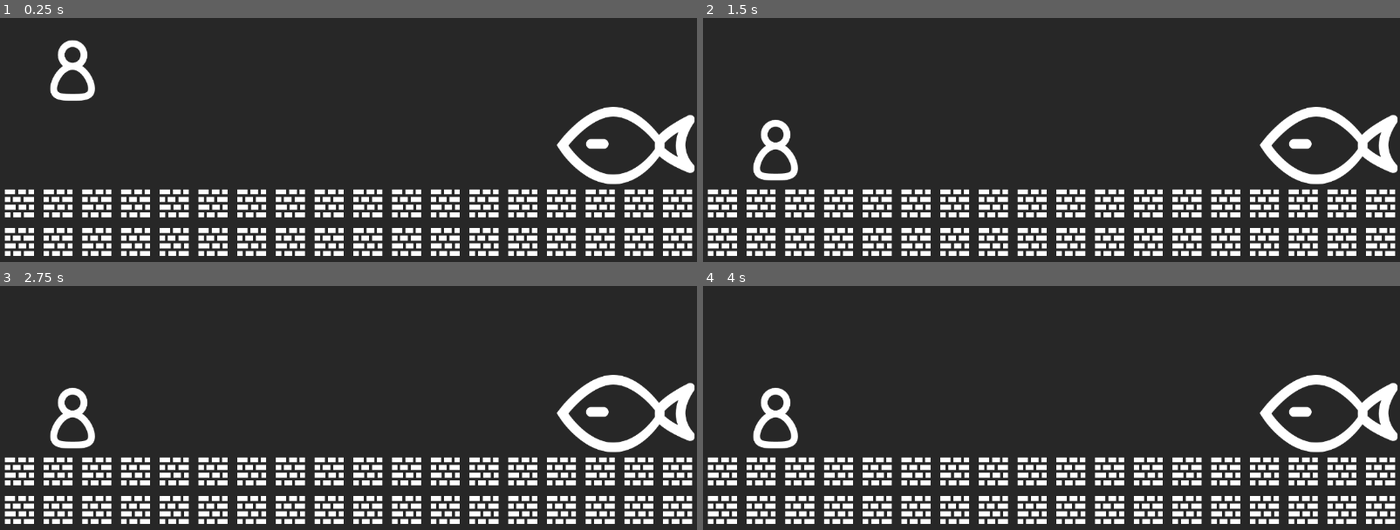
Above: before the commit, frames 1-4 (two rows, left to right).
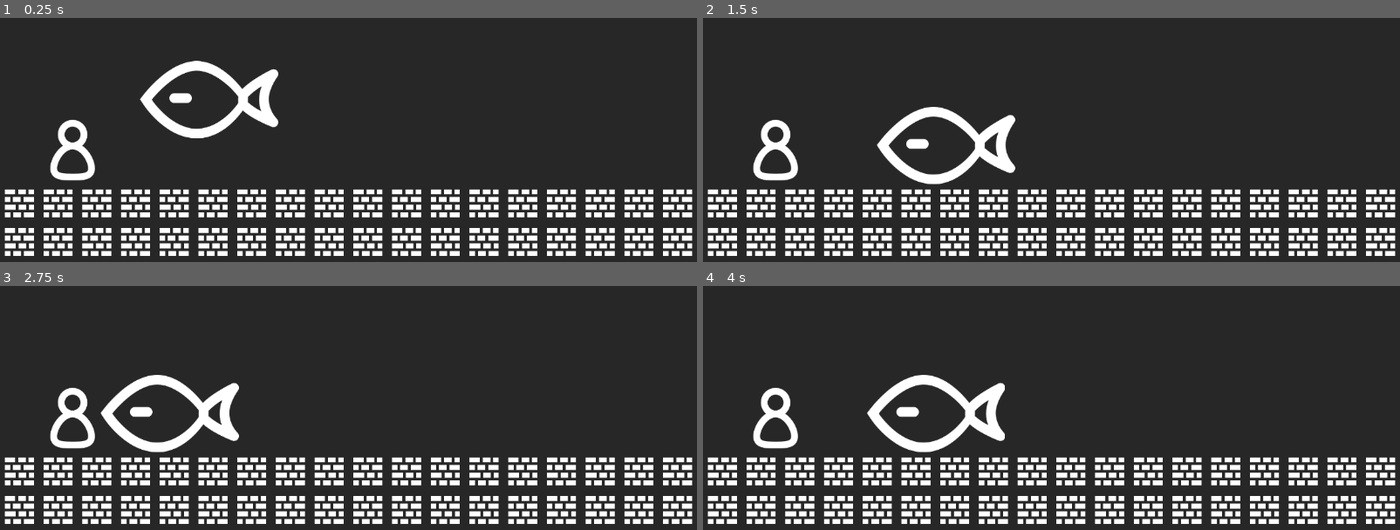
Above: after the commit, the same moments.

Repository: qingzhixing/Icon-Rogue
Game: Godot game, scene res://scene/game_scene.tscn
Two runs of this game, one before a commit and one after it. Both use one fixed random seed, a clock stepped at 60 frames per second and the inputs below.
Inputs:
- Up to frame 1 (0.25 s): no input
- Up to frame 2 (1.5 s): no input
- Up to frame 3 (2.75 s): no input
- Up to frame 4 (4 s): no input

The runs differ from the first frame. In frame 1, 6.0% of the frame differs, in the area x 7-100%, y 8-69%; in frame 2, 4.5%; in frame 3, 4.5%; in frame 4, 4.5%.

Commit message:
😸 player knock back

Diff:
--- a/assets/scene/ground/brick.tscn
+++ b/assets/scene/ground/brick.tscn
@@ -1,20 +1,7 @@
-[gd_scene load_steps=3 format=3 uid="uid://c7s61c8fyguyi"]
+[gd_scene load_steps=2 format=3 uid="uid://c7s61c8fyguyi"]
 
 [ext_resource type="Texture2D" uid="uid://c6bttbkiojmg6" path="res://assets/scene/ground/brick.png" id="1_l0ub5"]
 
-[sub_resource type="RectangleShape2D" id="RectangleShape2D_82tyv"]
-size = Vector2(200, 200)
-
-[node name="BrickSprite" type="StaticBody2D"]
+[node name="BrickSprite" type="Sprite2D"]
 scale = Vector2(0.32, 0.32)
-collision_mask = 7
-
-[node name="TextureRect" type="TextureRect" parent="."]
-offset_left = -100.0
-offset_top = -100.0
-offset_right = 100.0
-offset_bottom = 100.0
 texture = ExtResource("1_l0ub5")
-
-[node name="CollisionShape2D" type="CollisionShape2D" parent="."]
-shape = SubResource("RectangleShape2D_82tyv")
--- a/assets/script/entity/fish.gd
+++ /dev/null
@@ -1 +0,0 @@
-extends RigidBody2D
--- a/assets/sprite/entity/fish.tscn
+++ b/assets/sprite/entity/fish.tscn
@@ -1,13 +1,17 @@
 [gd_scene load_steps=4 format=3 uid="uid://disiro1pn17a"]
 
 [ext_resource type="Texture2D" uid="uid://oe1qhihwu6kt" path="res://assets/sprite/entity/Fish.png" id="1_arv1m"]
-[ext_resource type="Script" path="res://assets/script/entity/fish.gd" id="1_bqoj2"]
+[ext_resource type="Script" path="res://script/entity/fish.gd" id="1_bqoj2"]
 
 [sub_resource type="RectangleShape2D" id="RectangleShape2D_4xwpm"]
 size = Vector2(232, 128)
 
 [node name="Fish" type="RigidBody2D"]
+collision_layer = 4
+can_sleep = false
+lock_rotation = true
 script = ExtResource("1_bqoj2")
+speed = 40.0
 
 [node name="CollisionShape2D" type="CollisionShape2D" parent="."]
 position = Vector2(-12, 0)
@@ -17,3 +21,11 @@
 position = Vector2(-13.76, -3.33786e-06)
 scale = Vector2(0.64, 0.64)
 texture = ExtResource("1_arv1m")
+
+[node name="Entity Area" type="Area2D" parent="."]
+collision_layer = 4
+collision_mask = 10
+
+[node name="CollisionShape2D" type="CollisionShape2D" parent="Entity Area"]
+position = Vector2(-12, 0)
+shape = SubResource("RectangleShape2D_4xwpm")
--- a/assets/sprite/entity/player.tscn
+++ b/assets/sprite/entity/player.tscn
@@ -1,13 +1,16 @@
-[gd_scene load_steps=3 format=3 uid="uid://dbr1d3ag3is1e"]
+[gd_scene load_steps=4 format=3 uid="uid://dbr1d3ag3is1e"]
 
 [ext_resource type="Texture2D" uid="uid://dcifdlgr6dggr" path="res://assets/sprite/entity/player.png" id="1_3up65"]
+[ext_resource type="Script" path="res://script/entity/player.gd" id="1_5nvlc"]
 
 [sub_resource type="RectangleShape2D" id="RectangleShape2D_22km4"]
 size = Vector2(80, 112)
 
 [node name="Player" type="RigidBody2D"]
 collision_layer = 2
-collision_mask = 7
+can_sleep = false
+lock_rotation = true
+script = ExtResource("1_5nvlc")
 
 [node name="CollisionShape2D" type="CollisionShape2D" parent="."]
 position = Vector2(0, -64)
@@ -17,3 +20,13 @@
 position = Vector2(0, -64)
 scale = Vector2(0.64, 0.64)
 texture = ExtResource("1_3up65")
+
+[node name="Entity Area" type="Area2D" parent="."]
+collision_layer = 2
+collision_mask = 20
+
+[node name="CollisionShape2D" type="CollisionShape2D" parent="Entity Area"]
+position = Vector2(0, -64)
+shape = SubResource("RectangleShape2D_22km4")
+
+[connection signal="area_entered" from="Entity Area" to="." method="on_area_entered"]
--- a/project.godot
+++ b/project.godot
@@ -13,13 +13,19 @@
 config/name="Icon Rogue"
 run/main_scene="res://scene/game_scene.tscn"
 config/features=PackedStringArray("4.3", "Mobile")
-config/icon="res://icon.svg"
+config/icon="res://assets/app_icon/icon.svg"
 
 [layer_names]
 
-2d_physics/layer_1="场景"
-2d_physics/layer_2="玩家"
-2d_physics/layer_3="敌人"
+2d_physics/layer_1="Ground"
+2d_physics/layer_2="Player"
+2d_physics/layer_3="Enemy"
+2d_physics/layer_4="Player Weapon"
+2d_physics/layer_5="Enemy Weapon"
+
+[physics]
+
+2d/run_on_separate_thread=true
 
 [rendering]
 
--- a/scene/game_scene.tscn
+++ b/scene/game_scene.tscn
@@ -1,8 +1,12 @@
-[gd_scene load_steps=4 format=3 uid="uid://cpmic0eif1dup"]
+[gd_scene load_steps=6 format=3 uid="uid://cpmic0eif1dup"]
 
 [ext_resource type="PackedScene" uid="uid://c7s61c8fyguyi" path="res://assets/scene/ground/brick.tscn" id="1_qsiw5"]
 [ext_resource type="PackedScene" uid="uid://dbr1d3ag3is1e" path="res://assets/sprite/entity/player.tscn" id="2_1tamk"]
+[ext_resource type="PackedScene" uid="uid://df301vaq34gtk" path="res://scene/ground.tscn" id="2_txacy"]
 [ext_resource type="PackedScene" uid="uid://disiro1pn17a" path="res://assets/sprite/entity/fish.tscn" id="3_t26x3"]
+
+[sub_resource type="PhysicsMaterial" id="PhysicsMaterial_jipil"]
+friction = 0.0
 
 [node name="game_scene" type="Node2D"]
 
@@ -127,8 +131,16 @@
 [node name="BrickSprite36" parent="bricks" instance=ExtResource("1_qsiw5")]
 position = Vector2(544, 96)
 
+[node name="Ground" parent="." instance=ExtResource("2_txacy")]
+position = Vector2(0, 192)
+collision_mask = 31
+physics_material_override = SubResource("PhysicsMaterial_jipil")
+
 [node name="Player" parent="." instance=ExtResource("2_1tamk")]
-position = Vector2(-456, 40)
+position = Vector2(-456, 200)
+knock_back = 300
 
 [node name="Fish" parent="." instance=ExtResource("3_t26x3")]
-position = Vector2(472, 128)
+position = Vector2(-208, 24)
+mass = 0.1
+speed = 30.0
--- /dev/null
+++ b/scene/ground.tscn
@@ -0,0 +1,8 @@
+[gd_scene load_steps=2 format=3 uid="uid://df301vaq34gtk"]
+
+[sub_resource type="WorldBoundaryShape2D" id="WorldBoundaryShape2D_157wv"]
+
+[node name="Ground" type="StaticBody2D"]
+
+[node name="CollisionShape2D" type="CollisionShape2D" parent="."]
+shape = SubResource("WorldBoundaryShape2D_157wv")
--- /dev/null
+++ b/script/entity/fish.gd
@@ -0,0 +1,11 @@
+class_name Fish extends RigidBody2D
+
+@export_category("Entity Data")
+@export var speed = 300.0
+
+func _ready() -> void:
+	add_constant_force(Vector2(-speed, 0));
+	pass
+
+func _process(delta: float) -> void:
+	pass
--- /dev/null
+++ b/script/entity/player.gd
@@ -0,0 +1,12 @@
+extends RigidBody2D
+
+@export_category("Player Data")
+@export var knock_back = 300
+
+func on_area_entered(area: Area2D):
+	print("Area Entered:", area.name)
+	print("Area Parent:", area.get_parent())
+	if area.get_parent() is Fish:
+		print("Fish knocked back!")
+		var fish = area.get_parent() as Fish;
+		fish.linear_velocity = Vector2(knock_back, fish.linear_velocity.y)
